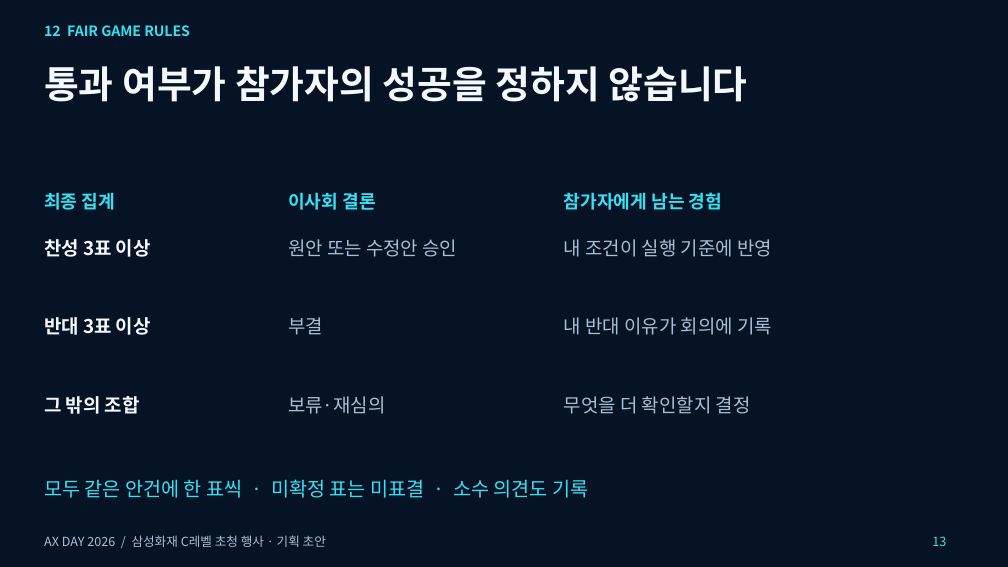
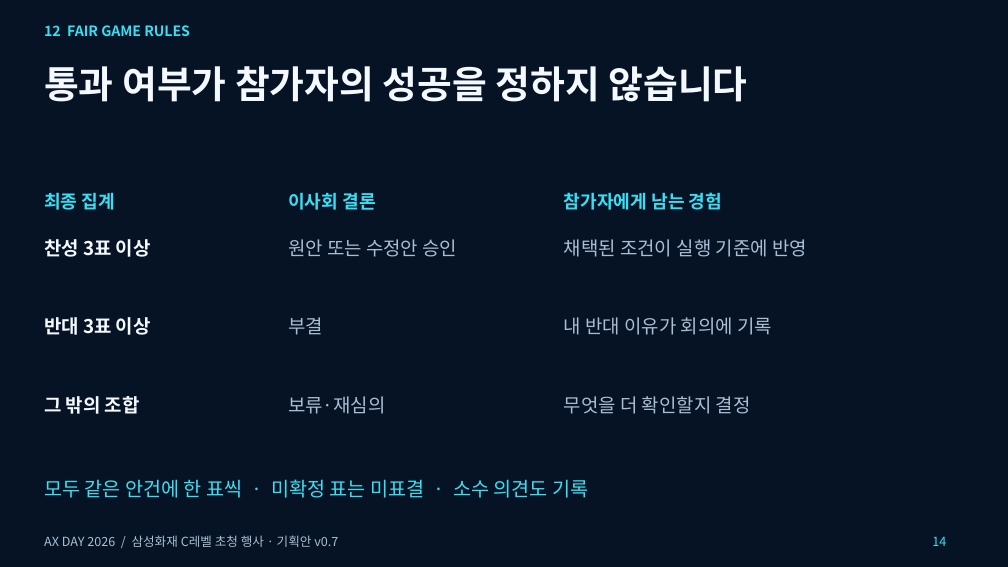
Before and after one commit to hyuny0219/axday_agent, a slide deck: slide 14 of docs/reference/AX_Day_2026_Boardroom_Proposal.pptx (slide 13 before the commit). Drawn at 1008x567 pixels with LibreOffice and Linux fonts; fonts in the diff are those of the drawing. Boxes give left, top, right and bottom in pixels: in the first picture for what was removed or moved away, otherwise in the second. Text is boxed around its words. In the diff, an @@ line names an element or a change of style, - is before the commit and + after.

```diff
--- a/docs/reference/AX_Day_2026_Boardroom_Proposal.pptx
+++ b/docs/reference/AX_Day_2026_Boardroom_Proposal.pptx
@@ text at box(564, 239, 807, 257): text changed @@
-내 조건이 실행 기준에 반영
+채택된 조건이 실행 기준에 반영
@@ text at box(44, 535, 338, 547): text changed @@
-AX DAY 2026 / 삼성화재 C레벨 초청 행사 · 기획 초안
+AX DAY 2026 / 삼성화재 C레벨 초청 행사 · 기획안 v0.7
@@ text at box(932, 537, 946, 546): text changed @@
-13
+14
```
Also in this commit, not shown: 15 other slides changed, 2 slides added, 13 other files.
